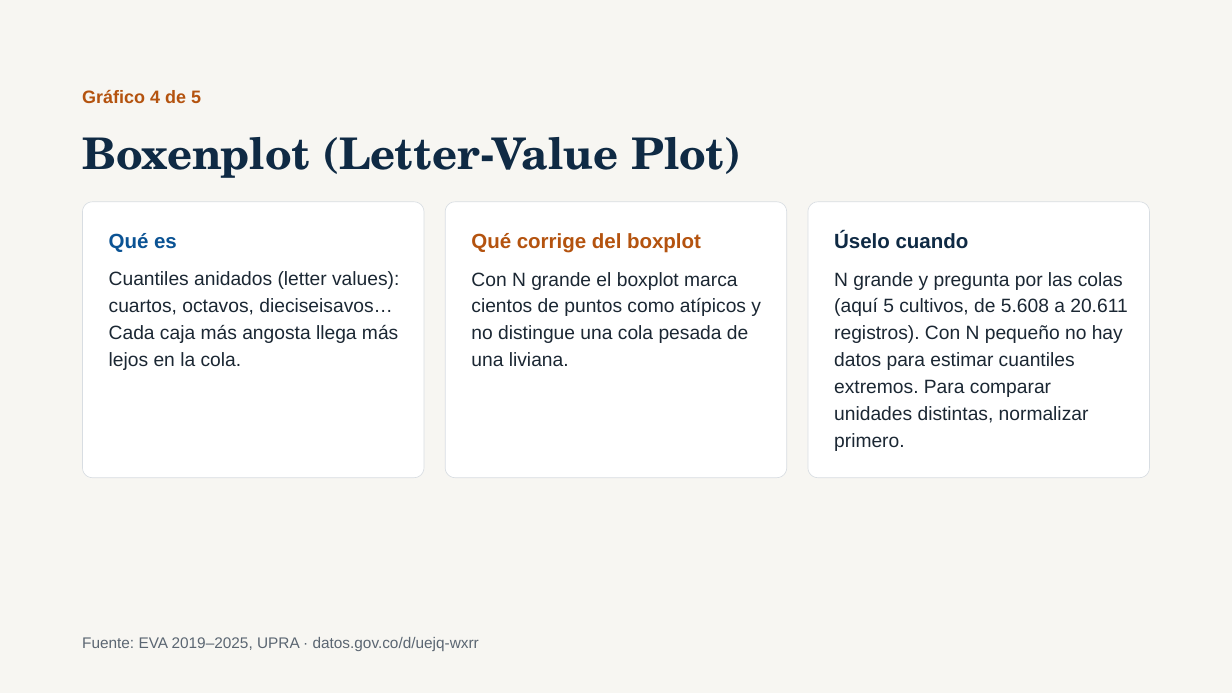
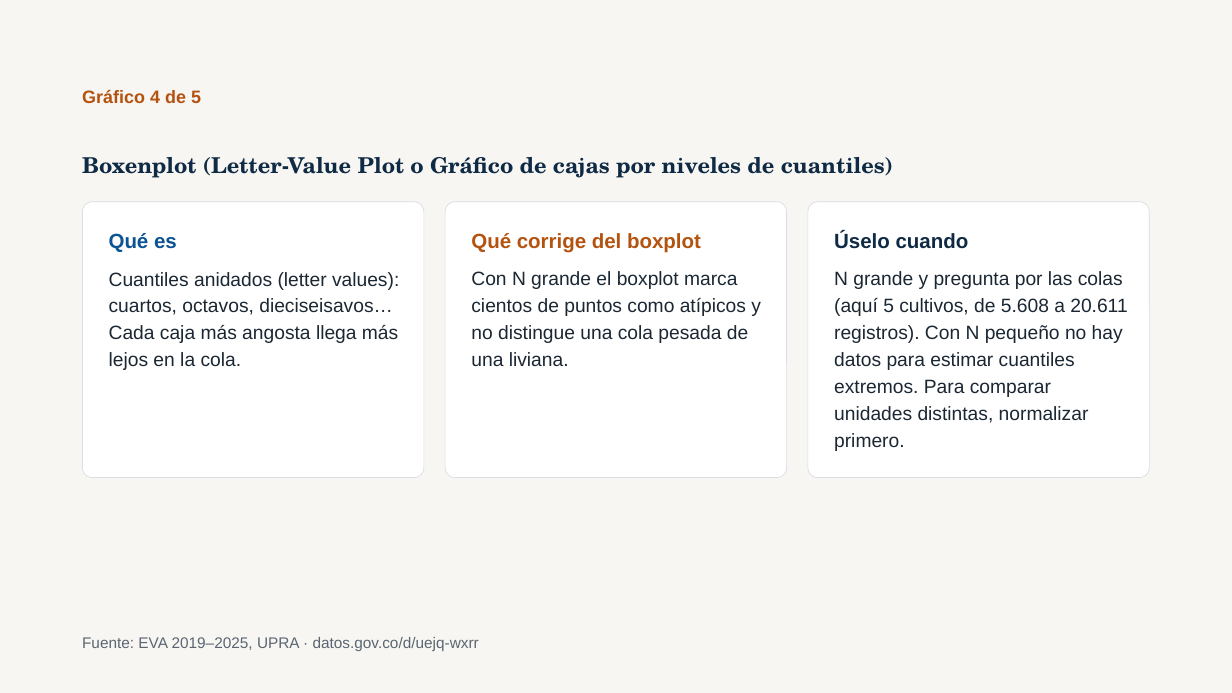
Before and after one commit to Breinersmartinez/statistical-distribution-visualizations, a slide deck: slide 8 of presentation/Cinco variaciones modernas del diagrama de caja y bigotes.pptx. Drawn at 1232x693 pixels with LibreOffice and Linux fonts; fonts in the diff are those of the drawing. Boxes give left, top, right and bottom in pixels: in the first picture for what was removed or moved away, otherwise in the second. Text is boxed around its words. In the diff, an @@ line names an element or a change of style, - is before the commit and + after.

```diff
--- a/presentation/Cinco variaciones modernas del diagrama de caja y bigotes.pptx
+++ b/presentation/Cinco variaciones modernas del diagrama de caja y bigotes.pptx
@@ title at box(82, 157, 893, 178): text changed; size 34 to 17 pt @@
-Boxenplot (Letter-Value Plot)
+Boxenplot (Letter-Value Plot o Gráfico de cajas por niveles de cuantiles)
```
Also in this commit, not shown: 5 other slides changed.
